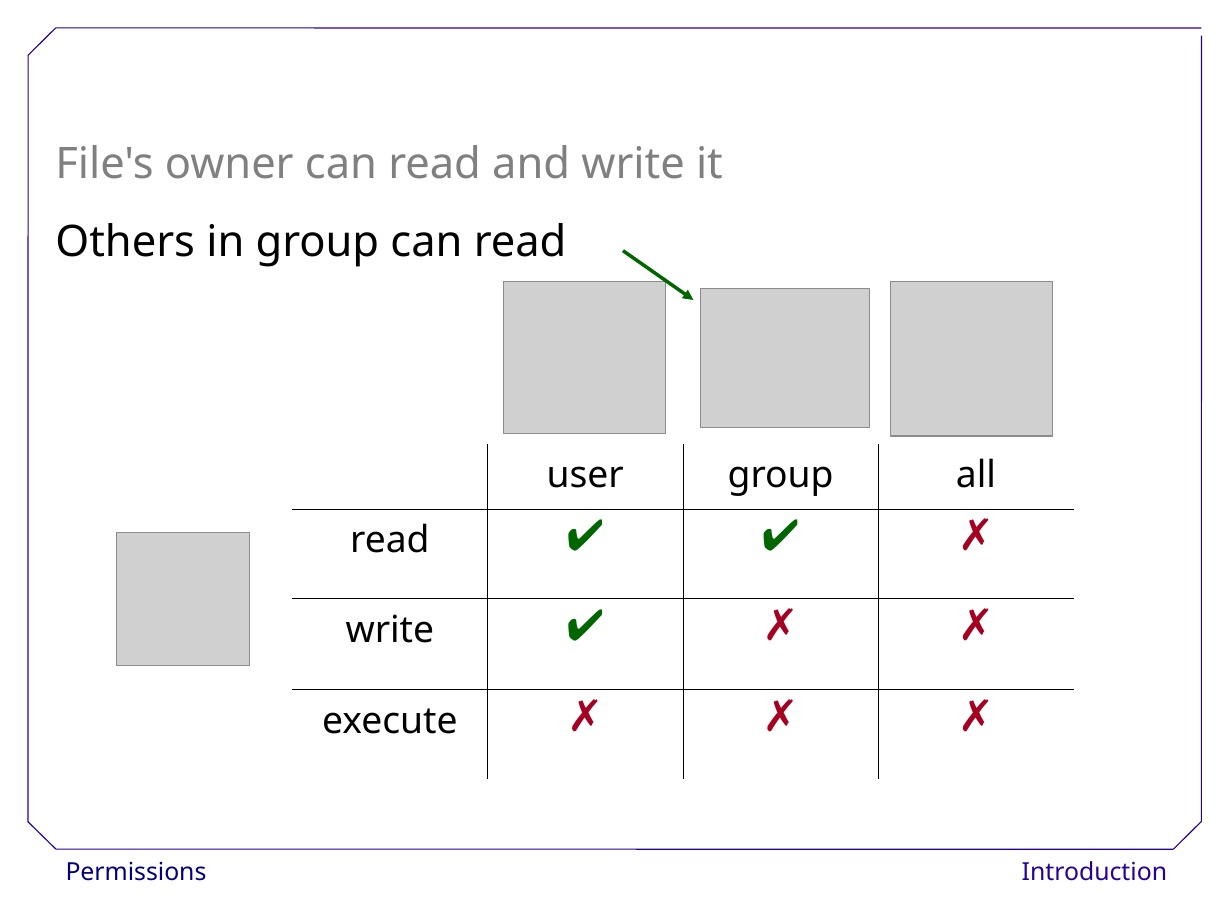
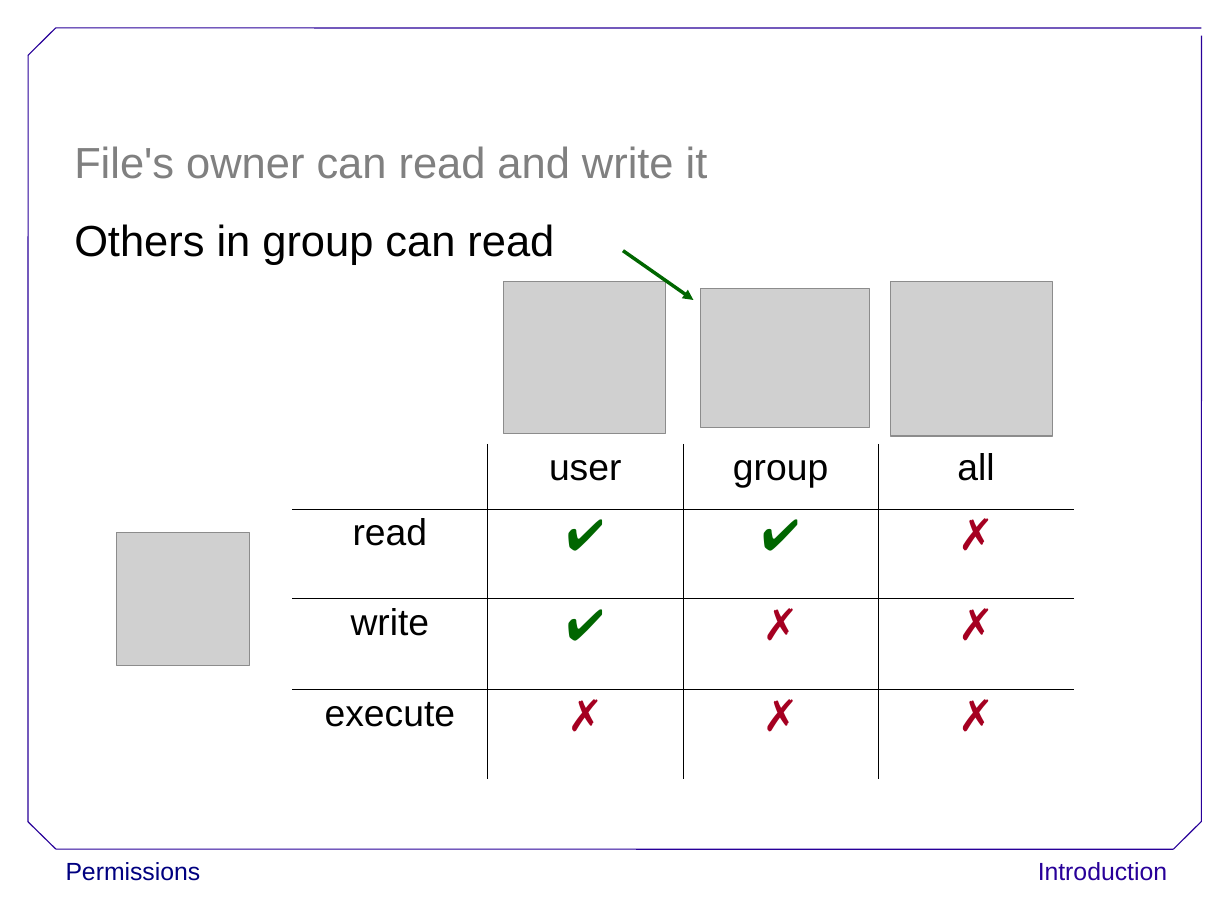
Before and after one commit to ncasuk/ncas-isc, a slide deck: slide 28 of shell/presentations/3_perm.ppt. Drawn at 1232x924 pixels with LibreOffice and Linux fonts; fonts in the diff are those of the drawing; grey boxes stand for pictures; background and template pictures are left out. Boxes give left, top, right and bottom in pixels: in the first picture for what was removed or moved away, otherwise in the second. Text is boxed around its words. In the diff, an @@ line names an element or a change of style, - is before the commit and + after.

Commit message:
Standardised fonts across shell presentations to Arial, moved bubbles to correct position and updated shell excercises to accomodate new names of pain files

```diff
--- a/shell/presentations/3_perm.ppt
+++ b/shell/presentations/3_perm.ppt
@@ text "File's owner can read and ...": place and size @@
-text "File's owner can read and ..." at box(55, 145, 723, 267)
+text "File's owner can read and ..." at box(74, 146, 708, 265)
@@ table at box(292, 444, 1074, 779) @@
@@ font Noto Sans to Arial in "user", "group", "all", "read" and 2 more places @@
@@ font Noto Sans to Arial in 3 elements at box(74, 146, 708, 265), box(66, 862, 201, 881), box(1038, 862, 1167, 881) @@
```
Also in this commit, not shown: 96 other slides changed, 9 other files.
